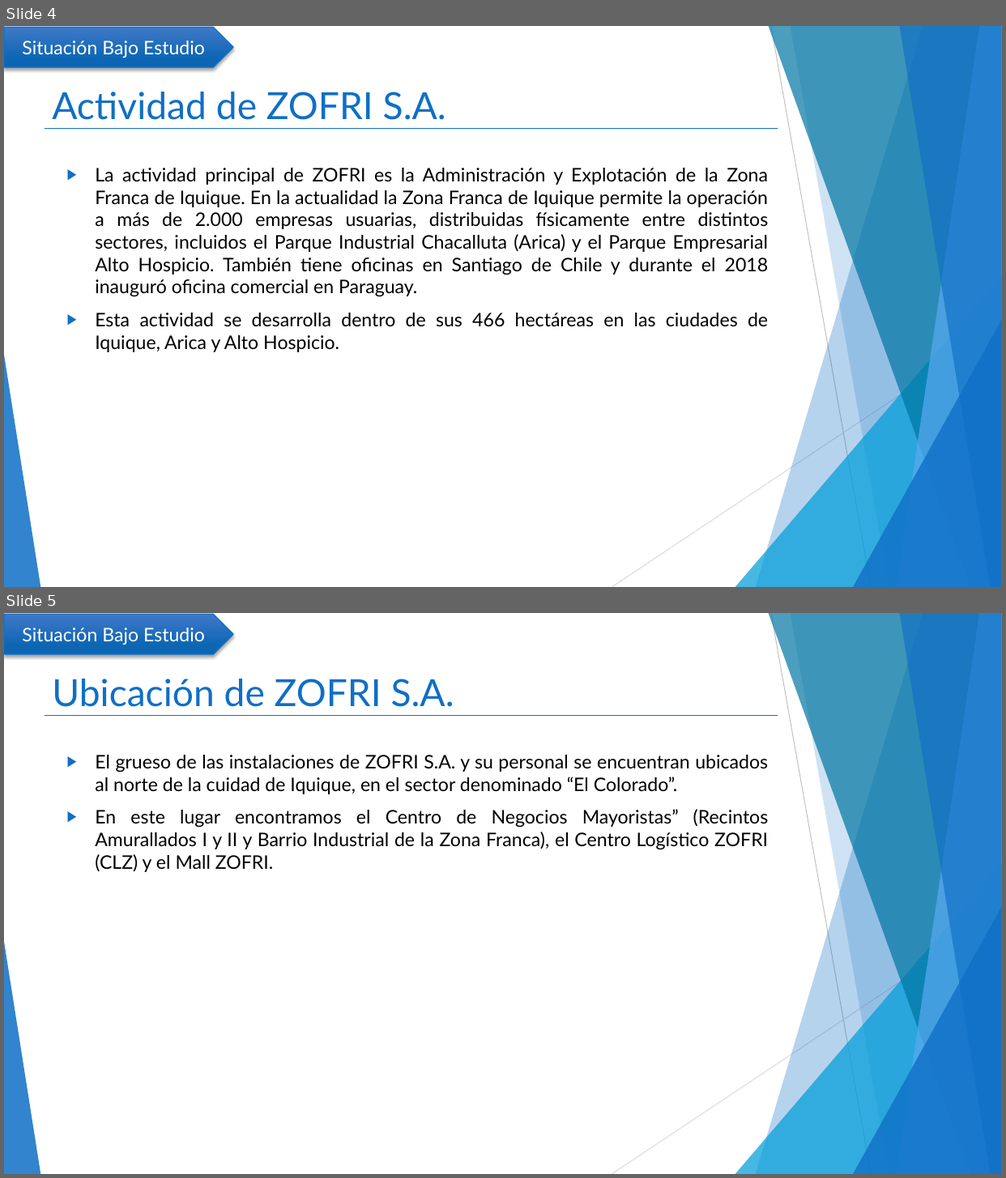
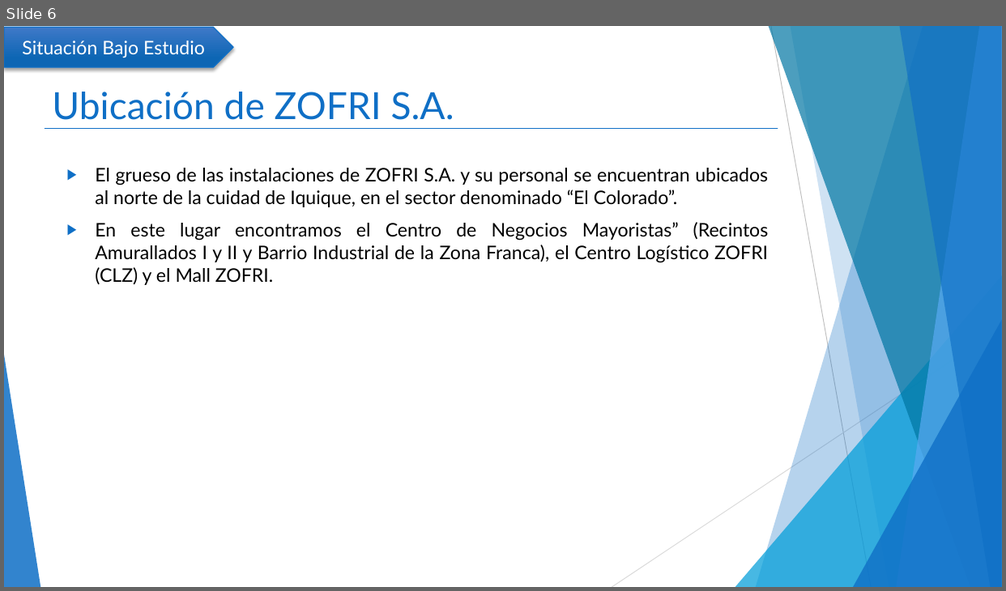
Before and after one commit to mcamara75/tituloUnap, a slide deck: 2018/TT IQQ 2018 Camara y Garay.pptx. Shown one above the other, each under a label of ours: slides 4 and 5 before the commit, slide 6 after it. The pictures are 1006x1178 and 1006x591 pixels, drawn with LibreOffice and Linux fonts; fonts in the diff are those of the drawing. Boxes give left, top, right and bottom in pixels: in the first picture for what was removed or moved away, otherwise in the second. Text is boxed around its words. In the diff, an @@ line names an element or a change of style, - is before the commit and + after.

```diff
--- a/2018/TT IQQ 2018 Camara y Garay.pptx
+++ b/2018/TT IQQ 2018 Camara y Garay.pptx
@@ slide 4 removed at (4,26,1002,587), background #FFFFFF; not listed: 11 template elements that a slide beside it also shows @@
@@ pentagon arrow removed at (4,27,233,67) @@
-Situación Bajo Estudio
@@ title removed at (52,92,446,120) @@
-Actividad de ZOFRI S.A.
@@ text removed at (95,168,769,352) @@
-▶ La actividad principal de ZOFRI es la Administración y Explotación de la Zona Franca de Iquique. En la actualidad la Zona Franca de Iquique permite la operación a más de 2.000 empresas usuarias, distribuidas físicamente entre distintos sectores, incluidos el Parque Industrial Chacalluta (Arica) y el Parque Empresarial Alto Hospicio. También tiene oficinas en Santiago de Chile y durante el 2018 inauguró oficina comercial en Paraguay.
-▶ Esta actividad se desarrolla dentro de sus 466 hectáreas en las ciudades de Iquique, Arica y Alto Hospicio.
@@ what was slide 5 is now slide 6 @@
```
Also in this commit, not shown: 7 slides changed, 5 slides added, 1 other slide removed.
